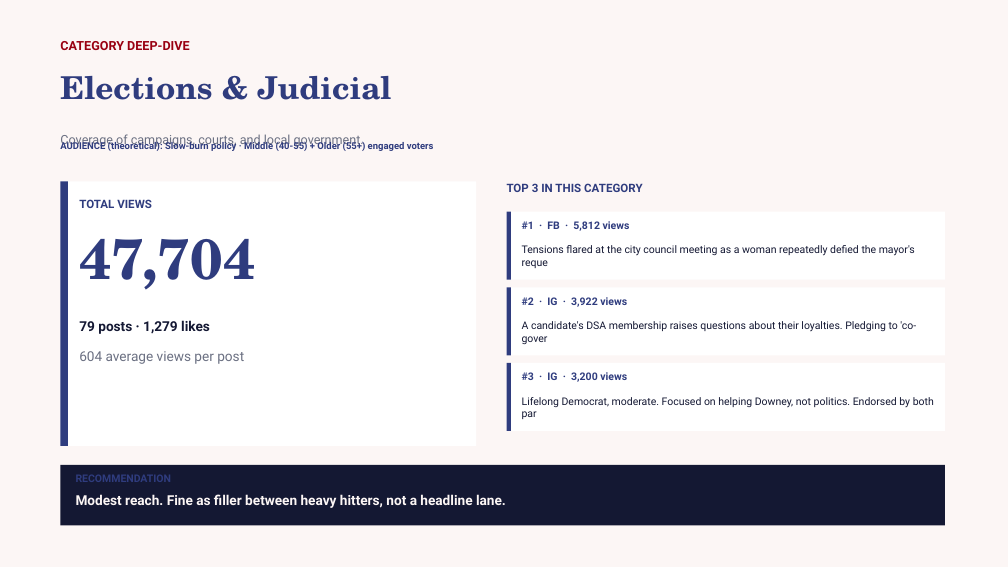
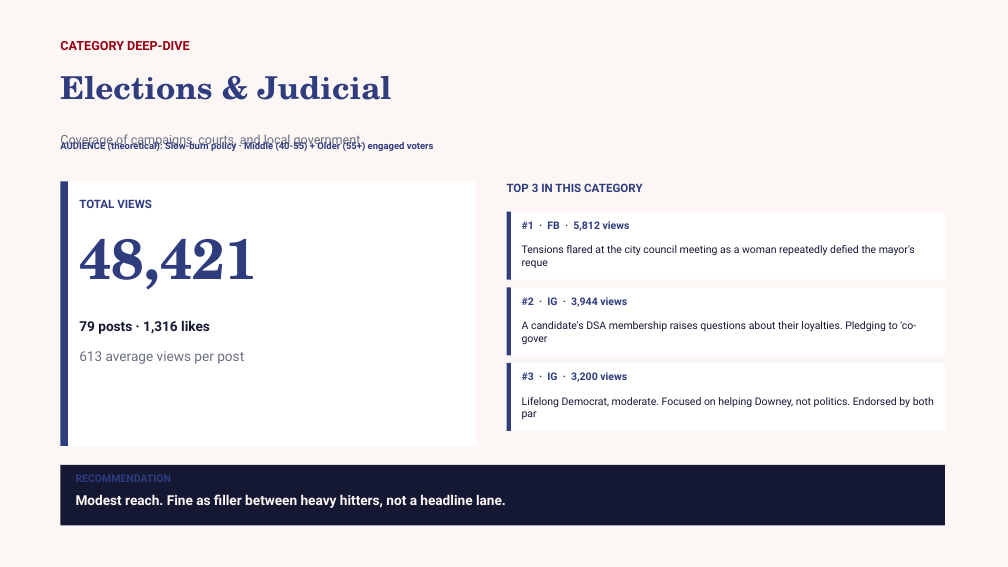
Before and after one commit to zvmmer/talking-downey-kpis, a slide deck: slide 13 of SPONSOR_CONTENT_REPORT.pptx. Drawn at 1008x567 pixels with LibreOffice and Linux fonts; fonts in the diff are those of the drawing. Boxes give left, top, right and bottom in pixels: in the first picture for what was removed or moved away, otherwise in the second. Text is boxed around its words. In the diff, an @@ line names an element or a change of style, - is before the commit and + after.

```diff
--- a/SPONSOR_CONTENT_REPORT.pptx
+++ b/SPONSOR_CONTENT_REPORT.pptx
@@ text at [79, 239, 257, 290]: text changed @@
-47,704
+48,421
@@ text at [522, 297, 627, 307]: text changed @@
-#2 · IG · 3,922 views
+#2 · IG · 3,944 views
@@ text at [79, 320, 210, 334]: text changed @@
-79 posts · 1,279 likes
+79 posts · 1,316 likes
@@ text at [79, 351, 244, 364]: text changed @@
-604 average views per post
+613 average views per post
```
Also in this commit, not shown: 12 other slides changed, 5 other files.
